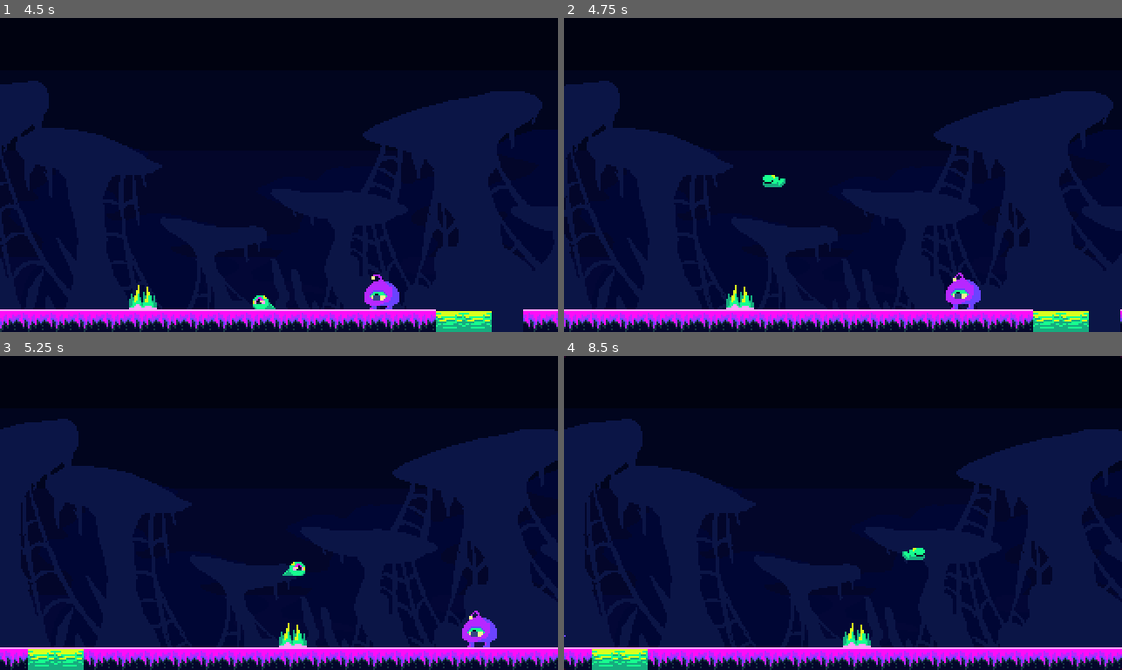
Above: before the commit, frames 1-4 (two rows, left to right).
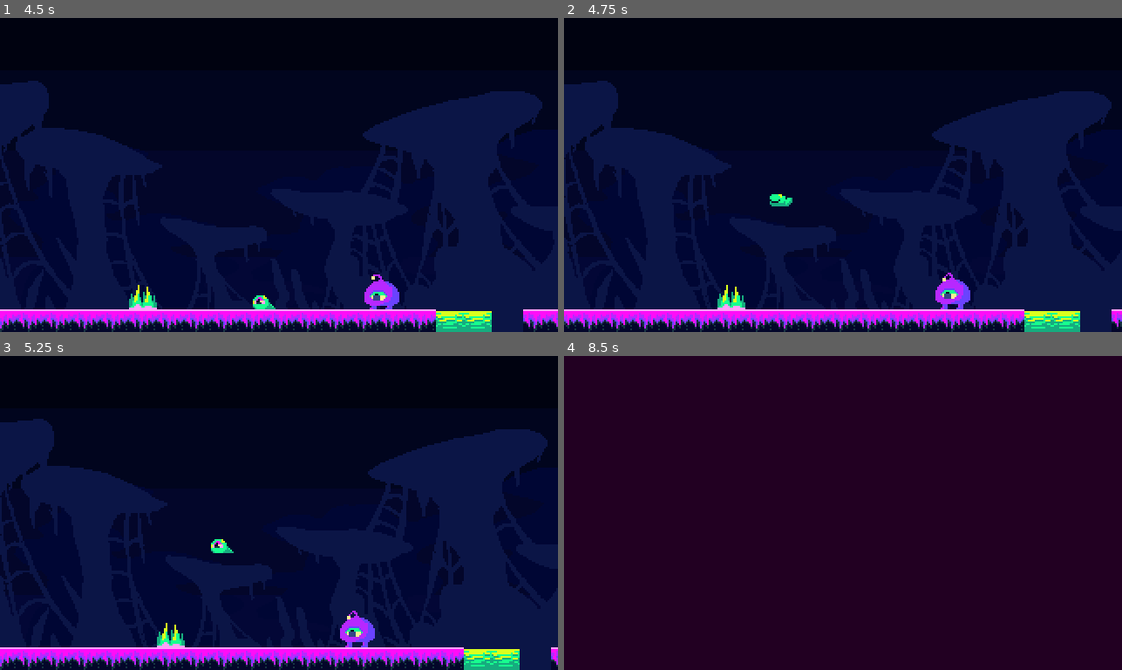
Above: after the commit, the same moments.

Repository: DfindWox/TGD-Wild-Jam-67
Game: Godot game, scene res://Scenes/Levels/level_test.tscn
Two runs of this game, one before a commit and one after it. Both use one fixed random seed, a clock stepped at 60 frames per second and the inputs below.
Inputs (mouse positions are in pixels of both pictures, inside the frame that each line leads up to):
- Up to frame 1 (4.5 s): move the mouse to (401, 159) at 0.52 s; hold Right (ui_right) 0.53-2.03 s; tap Space (attack) at 0.6, 2.1, 3.6 s; tap Up (ui_up) at 0.77, 1.52, 3.02, 3.77 s; move the mouse to (167, 190) at 1.27 s; tap Z (take_over) at 1.35, 2.85, 4.35 s; move the mouse to (334, 105) at 2.02 s; hold Left (ui_left) 2.03-2.78 s; move the mouse to (251, 237) at 2.77 s; hold Right (ui_right) 2.78-4.28 s; move the mouse to (446, 222) at 3.52 s; move the mouse to (111, 127) at 4.27 s; hold Left (ui_left) from 4.28 s (still down)
- Up to frame 2 (4.75 s): keep holding Left (ui_left); tap Up (ui_up) at 4.52 s
- Up to frame 3 (5.25 s): move the mouse to (306, 513) at 5.02 s; release Left (ui_left) at 5.03 s; hold Right (ui_right) from 5.03 s (still down); tap Space (attack) at 5.1 s
- Up to frame 4 (8.5 s): move the mouse to (759, 434) at 5.77 s; release Right (ui_right) at 5.78 s; hold Left (ui_left) 5.78-7.28 s; tap Z (take_over) at 5.85, 7.35 s; tap Up (ui_up) at 6.02, 6.77, 7.52 s; move the mouse to (965, 497) at 6.52 s; tap Space (attack) at 6.6, 8.1 s; move the mouse to (731, 528) at 7.27 s; hold Right (ui_right) from 7.28 s (still down); move the mouse to (898, 443) at 8.02 s

Frame 1 is identical in both runs. In frame 2, 5.7% of the frame differs, in the area x 0-100%, y 20-100%; in frame 3, 13%; in frame 4, 100%, in the area x 0-100%, y 0-100%.

Commit message:
finish pauses physics

Diff:
--- a/Objects/Zones/LevelFinishZone.gd
+++ b/Objects/Zones/LevelFinishZone.gd
@@ -22,6 +22,7 @@
 	get_child(0).set_deferred("disabled", true)
 
 	player.happy()
+	player.set_physics_process(false)
 	await get_tree().create_timer(2.5).timeout
 	await Fade.fade_out(1.0)
 	await get_tree().create_timer(1.0).timeout
Not shown: 1 places in Assets/Tilesets/cenario.tres that only renumber resources
